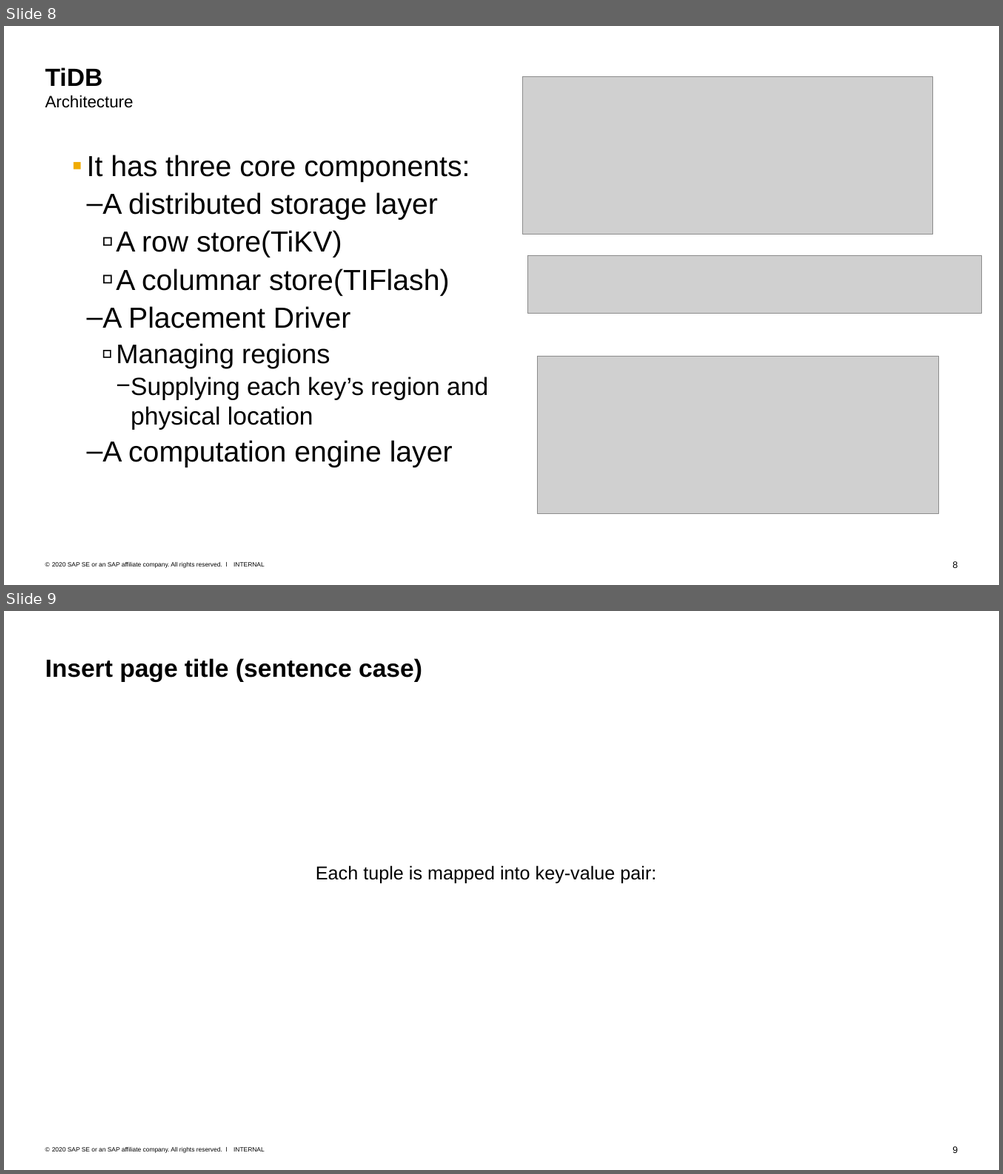
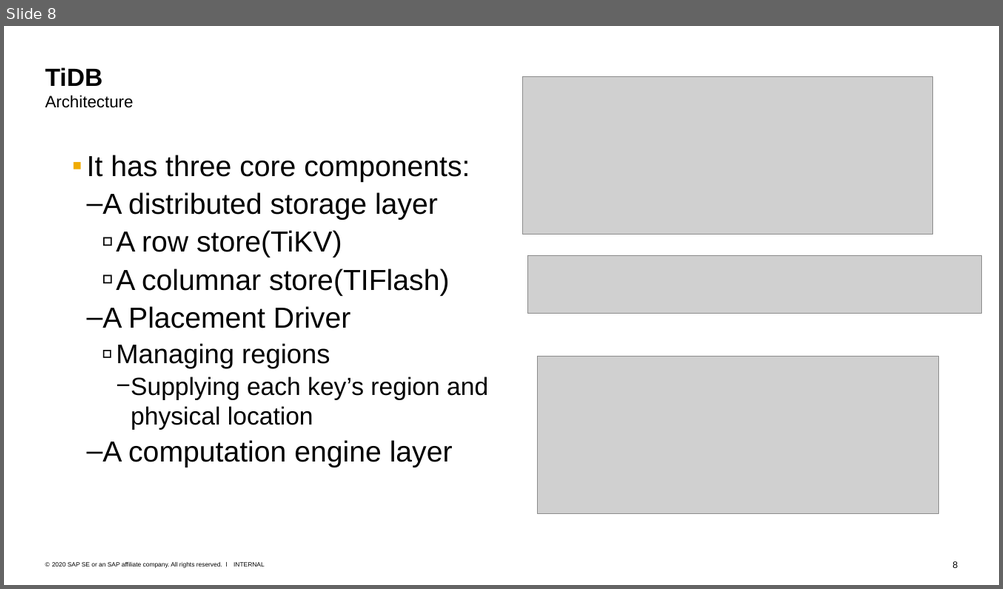
Before and after one commit to Voidkai/Survey_on_NoSQL, a slide deck: NoSQL/The Survey On CockroachDB.pptx. Shown one above the other, each under a label of ours: slides 8 and 9 before the commit, slide 8 after it. The pictures are 1003x1174 and 1003x589 pixels, drawn with LibreOffice and Linux fonts; fonts in the diff are those of the drawing; grey boxes stand for pictures. Boxes give left, top, right and bottom in pixels: in the first picture for what was removed or moved away, otherwise in the second. Text is boxed around its words. In the diff, an @@ line names an element or a change of style, - is before the commit and + after.

```diff
--- a/NoSQL/The Survey On CockroachDB.pptx
+++ b/NoSQL/The Survey On CockroachDB.pptx
@@ slide 9 removed at box(4, 611, 999, 1170), background #FFFFFF; not listed: 3 template elements that a slide beside it also shows @@
@@ title removed at box(45, 658, 422, 682) @@
-Insert page title (sentence case)
@@ text removed at box(316, 866, 656, 884) @@
-Each tuple is mapped into key-value pair:
```
Also in this commit, not shown: 14 other slides removed, 1 other file.
